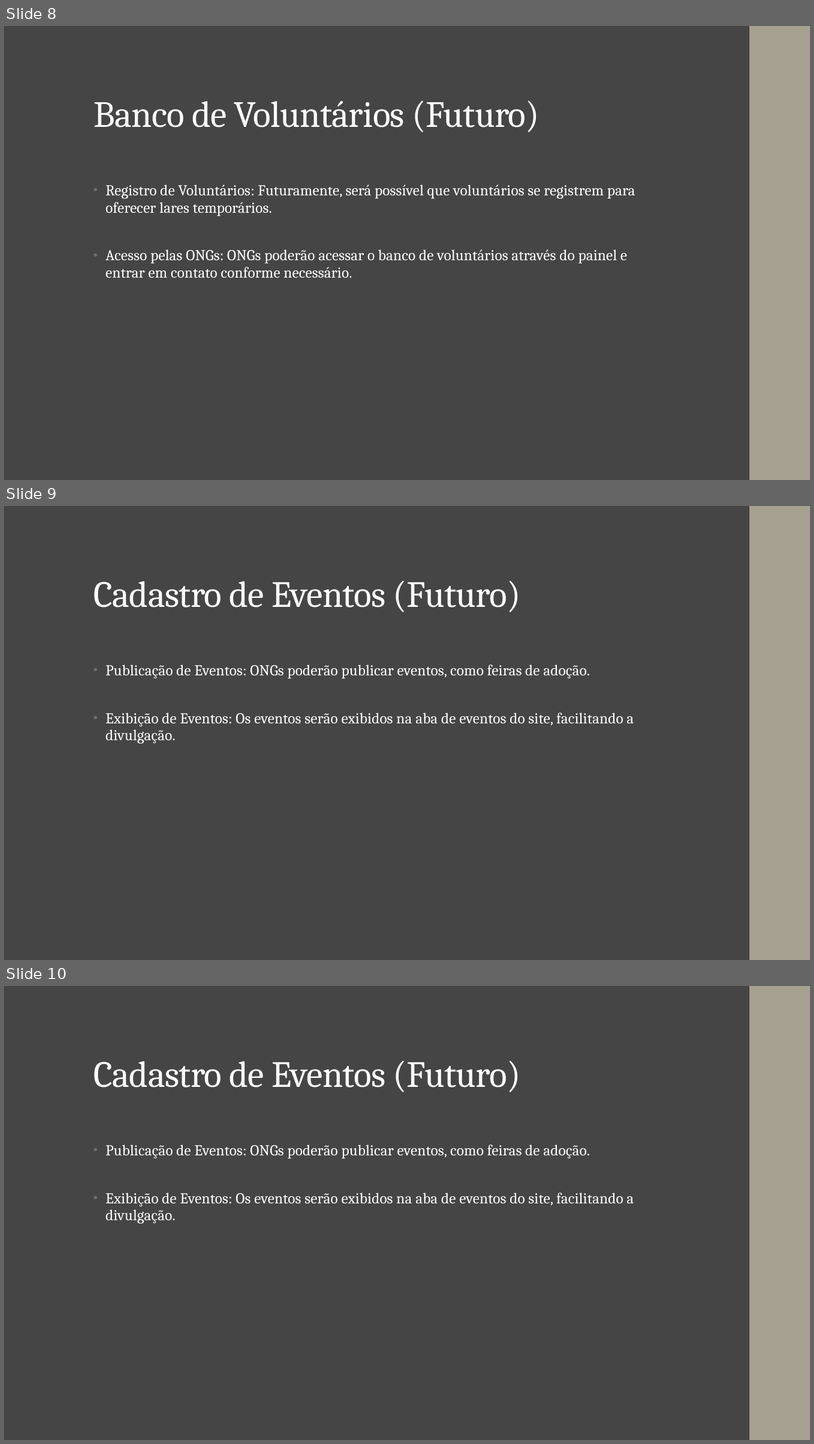
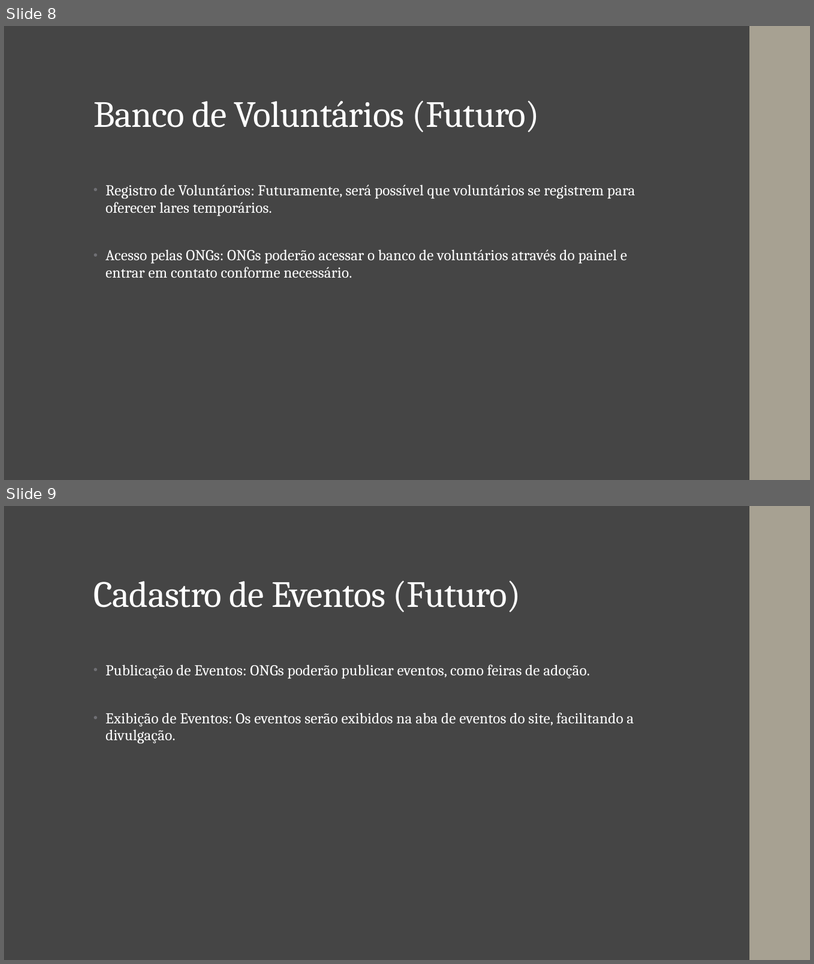
Before and after one commit to AlarconVinicius/sistema-de-gestao-para-ong-de-animais, a slide deck: docs/SaaS ONG Pet.pptx. Shown one above the other, each under a label of ours: slides 8, 9 and 10 before the commit, slides 8 and 9 after it. The pictures are 814x1444 and 814x964 pixels, drawn with LibreOffice and Linux fonts; fonts in the diff are those of the drawing. Boxes give left, top, right and bottom in pixels: in the first picture for what was removed or moved away, otherwise in the second. Text is boxed around its words. In the diff, an @@ line names an element or a change of style, - is before the commit and + after.

```diff
--- a/docs/SaaS ONG Pet.pptx
+++ b/docs/SaaS ONG Pet.pptx
@@ slide 9 removed at bbox=[4, 506, 810, 960], background #454545; not listed: 1 template element that a slide beside it also shows @@
@@ rectangle removed at bbox=[4, 506, 810, 960] @@
@@ rectangle removed at bbox=[750, 506, 810, 960] @@
@@ title removed at bbox=[93, 580, 521, 612] @@
-Cadastro de Eventos (Futuro)
@@ text removed at bbox=[105, 664, 634, 744] @@
-• Publicação de Eventos: ONGs poderão publicar eventos, como feiras de adoção.
-• Exibição de Eventos: Os eventos serão exibidos na aba de eventos do site, facilitando a divulgação.
@@ what was slide 10 is now slide 9 @@
```
Also in this commit, not shown: 6 slides added.
